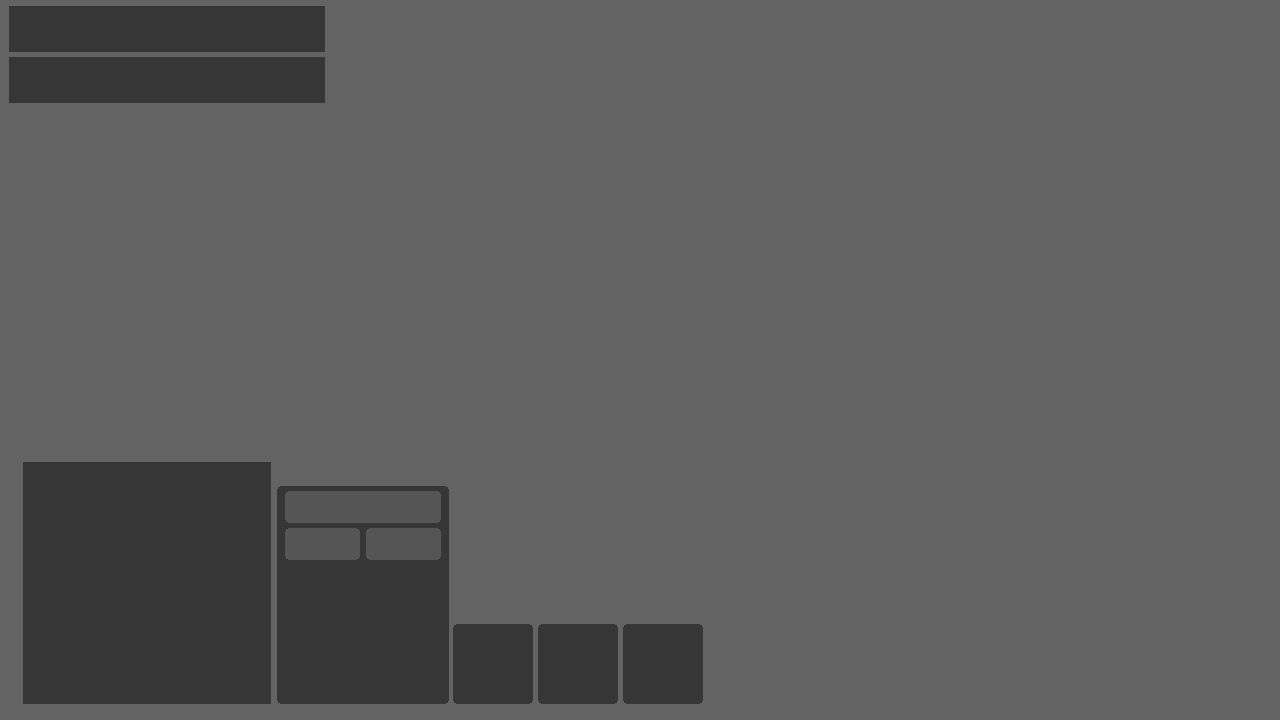
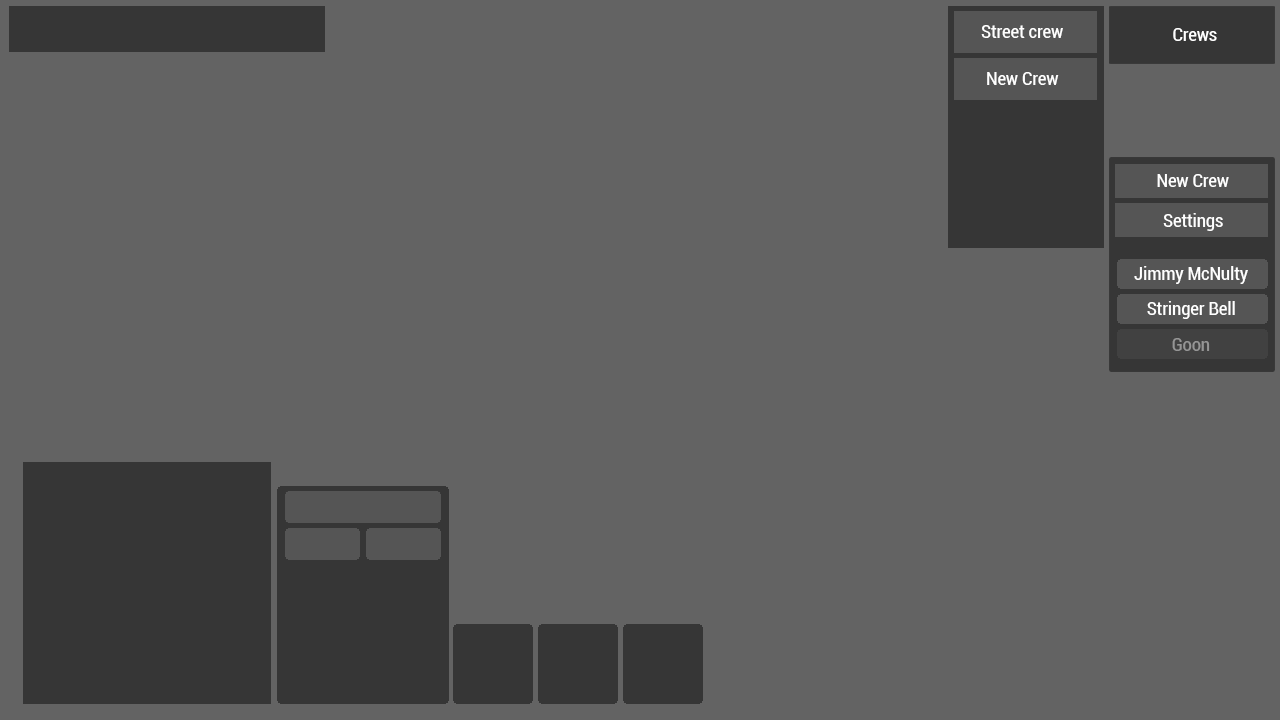
Layers edited between the first and the second w=1280, h=720 image:
hid "resources bank" over [9, 57, 325, 103]
added group "crew" with 19 layers above "tooltip" over [948, 6, 1275, 372]
added group "crew menu" with 5 layers in group "crew" over [948, 6, 1104, 248]
added layer "Street crew" in group "crew menu" over [981, 25, 1063, 38]
added layer "New Crew" (1st of 2, in "crew" › "crew menu") in group "crew menu" over [987, 72, 1059, 85]
added layer "new crew plate" in group "crew menu" over [953, 57, 1098, 101]
added layer "crew menu plate" in group "crew menu" over [953, 10, 1098, 54]
added layer "crew menu window" in group "crew menu" over [948, 6, 1104, 248]
added layer "crews" (1st of 2, in "crew") in group "crew" over [1173, 28, 1217, 41]
added layer "crews" (2nd of 2, in "crew") in group "crew" over [1109, 6, 1275, 64]
added layer "New Crew" (2nd of 2, in "crew") in group "crew" over [1157, 174, 1229, 187]
added layer "Settings" in group "crew" over [1163, 213, 1223, 231]
added layer "Goon" (35%) in group "crew" over [1172, 338, 1210, 351]
added layer "Jimmy McNulty" in group "crew" over [1134, 266, 1248, 284]
added layer "Stringer Bell" in group "crew" over [1147, 301, 1235, 319]
added layer "goon+ plate" (35%) in group "crew" over [1117, 329, 1268, 359]
added layer "stringer plate" in group "crew" over [1117, 294, 1268, 324]
added layer "jimmy plate" in group "crew" over [1117, 259, 1268, 289]
added layer "settings" in group "crew" over [1115, 203, 1268, 237]
added layer "crew plate" in group "crew" over [1115, 164, 1268, 198]
added layer "crew window" in group "crew" over [1109, 157, 1275, 372]
